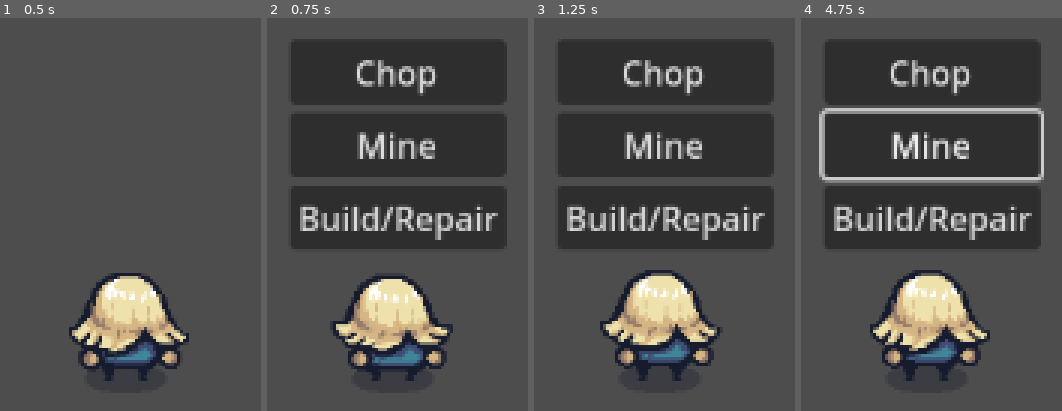
Above: before the commit, frames 1-4 (left to right).
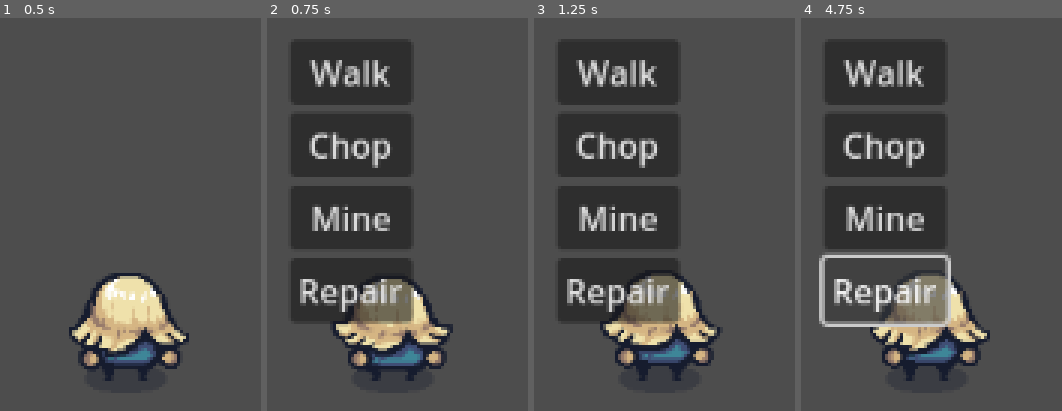
Above: after the commit, the same moments.

Repository: Nedinator/tinytowerdefense
Game: Godot game, scene res://scenes/prototype_map.tscn
The game is run twice, just before and just after one commit, with the same random seed, the same clock (stepped at 60 frames per second) and the same inputs.
Inputs (mouse positions are in pixels of both pictures, inside the frame that each line leads up to):
- Up to frame 1 (0.5 s): no input
- Up to frame 2 (0.75 s): move the mouse to (394, 328) at 0.52 s
- Up to frame 3 (1.25 s): no input
- Up to frame 4 (4.75 s): click (884, 73) at 1.25 s, where only the run after the commit has a clickable "Walk"; click "Chop" at 2 s; click (931, 218) at 2.75 s, where only the run before the commit has a clickable "Build/Repair"; click "Mine" at 3.5 s; click (884, 289) at 4.25 s, where only the run after the commit has a clickable "Repair"

Frame 1 is identical in both runs. In frame 2, 28% of the frame differs, in the area x 9-92%, y 6-78%; in frame 3, 28%; in frame 4, 29%, in the area x 6-94%, y 6-79%.

Commit message:
mostly testing git config & some prep for pawnmenu

Diff:
--- a/scenes/components/PawnMenu.tscn
+++ b/scenes/components/PawnMenu.tscn
@@ -1,4 +1,6 @@
-[gd_scene format=3 uid="uid://bvaubjdn0760y"]
+[gd_scene load_steps=2 format=3 uid="uid://bvaubjdn0760y"]
+
+[ext_resource type="Script" path="res://scripts/Pawn/PawnMenu.gd" id="1_32ncm"]
 
 [node name="PawnMenu" type="Control"]
 layout_mode = 3
@@ -7,6 +9,7 @@
 anchor_bottom = 1.0
 grow_horizontal = 2
 grow_vertical = 2
+script = ExtResource("1_32ncm")
 
 [node name="MarginContainer" type="MarginContainer" parent="."]
 layout_mode = 0
@@ -16,6 +19,10 @@
 [node name="GridContainer" type="GridContainer" parent="MarginContainer"]
 layout_mode = 2
 
+[node name="Walk" type="Button" parent="MarginContainer/GridContainer"]
+layout_mode = 2
+text = "Walk"
+
 [node name="Chop" type="Button" parent="MarginContainer/GridContainer"]
 layout_mode = 2
 text = "Chop"
@@ -24,6 +31,12 @@
 layout_mode = 2
 text = "Mine"
 
-[node name="Build" type="Button" parent="MarginContainer/GridContainer"]
+[node name="Repair" type="Button" parent="MarginContainer/GridContainer"]
 layout_mode = 2
-text = "Build/Repair"
+text = "Repair"
+
+[connection signal="pressed" from="MarginContainer/GridContainer/Walk" to="." method="_on_chop_pressed"]
+[connection signal="pressed" from="MarginContainer/GridContainer/Walk" to="." method="_on_walk_pressed"]
+[connection signal="pressed" from="MarginContainer/GridContainer/Chop" to="." method="_on_chop_pressed"]
+[connection signal="pressed" from="MarginContainer/GridContainer/Mine" to="." method="_on_mine_pressed"]
+[connection signal="pressed" from="MarginContainer/GridContainer/Repair" to="." method="_on_repair_pressed"]
--- /dev/null
+++ b/scripts/Pawn/PawnMenu.gd
@@ -0,0 +1,14 @@
+extends Control
+
+
+func _on_chop_pressed():
+	pass # Replace with function body.
+
+func _on_mine_pressed():
+	pass # Replace with function body.
+
+func _on_walk_pressed():
+	pass # Replace with function body.
+
+func _on_repair_pressed():
+	pass # Replace with function body.
